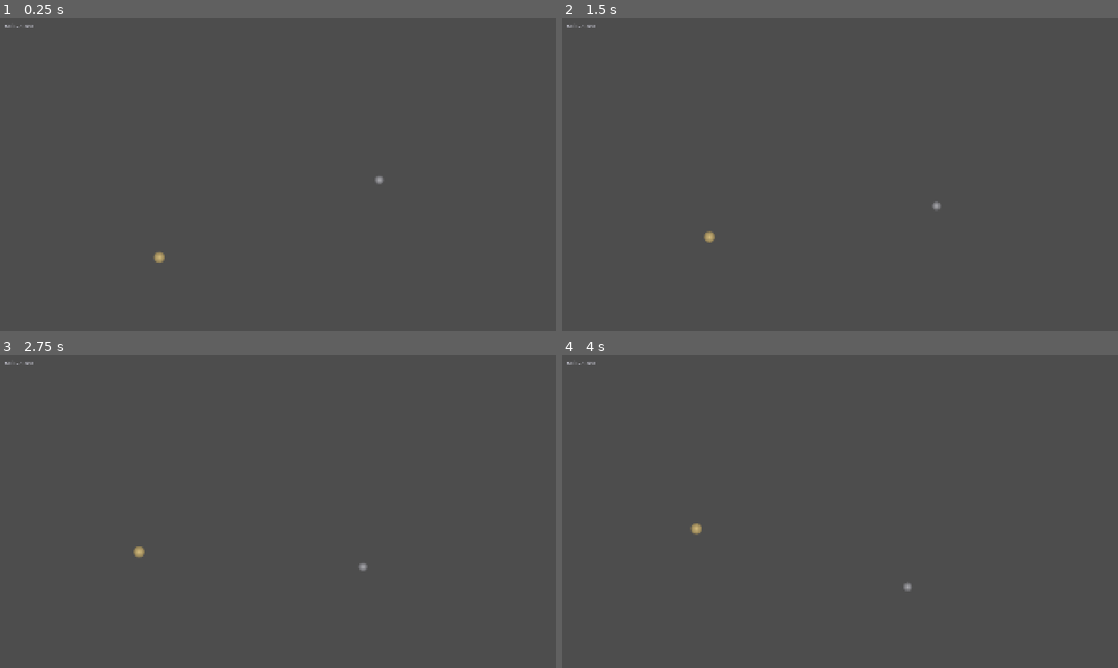
Above: before the commit, frames 1-4 (two rows, left to right).
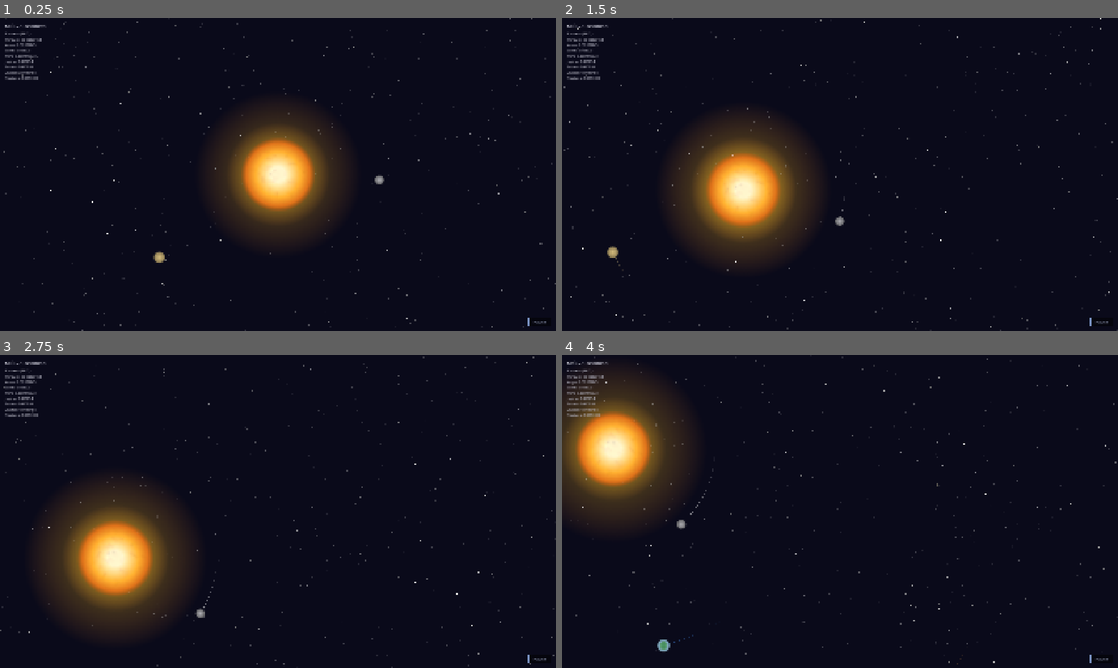
Above: after the commit, the same moments.

Repository: avantgardian/godot-space-idle
Game: Godot game, scene res://scenes/main.tscn
Same seed, same stepped clock (60 frames per second), same inputs: the game is played once before the commit and once after it.
Inputs (mouse positions are in pixels of both pictures, inside the frame that each line leads up to):
- Up to frame 1 (0.25 s): no input
- Up to frame 2 (1.5 s): tap Enter at 0.5 s; move the mouse to (962, 158) at 0.52 s; hold Right (ui_right) 0.53-1.25 s; tap L at 0.6 s; click (962, 158) at 0.67 s; drag from (728, 190) to (812, 237) at 1.27 s
- Up to frame 3 (2.75 s): move the mouse to (333, 442) at 2.02 s; hold Right (ui_right) from 2.03 s (still down); tap L at 2.1 s
- Up to frame 4 (4 s): release Right (ui_right) at 2.75 s; drag from (812, 574) to (673, 464) at 2.77 s; move the mouse to (1006, 558) at 3.52 s; hold Left (ui_left) from 3.53 s (still down); tap L at 3.6 s

The runs differ from the first frame. In frame 1, 100% of the frame differs, in the area x 0-100%, y 0-100%; in frame 2, 100%; in frame 3, 100%; in frame 4, 100%.
Error before the commit: Parse Error: Cannot infer the type of "color" variable because the value doesn't have a set type. (res://scripts/main.gd:160)

Commit message:
Fix type inference: explicit Color type, fix popup format strings

Diff:
--- a/scripts/main.gd
+++ b/scripts/main.gd
@@ -157,7 +157,7 @@
 	var idx := _find_planet_idx(planet_node)
 	if idx < 0:
 		return
-	var color := PLANET_COLORS[idx]
+	var color: Color = PLANET_COLORS[idx]
 
 	var panel := Panel.new()
 	panel.name = "PlanetPopup"
@@ -254,10 +254,10 @@
 	if not _planet_popup or not _follow_target:
 		return
 	var node := _follow_target
-	_popup_labels.mass.text = _popup_labels.mass.fmt % str(node.mass)
-	_popup_labels.speed.text = _popup_labels.speed.fmt % node._vel.length()
-	_popup_labels.radius.text = _popup_labels.radius.fmt % node.orbit_radius
-	_popup_labels.period.text = _popup_labels.period.fmt % node.orbit_period
+	_popup_labels.mass.text = "%s  M☉" % str(node.mass)
+	_popup_labels.speed.text = "%.2f  u/s" % node._vel.length()
+	_popup_labels.radius.text = "%.0f  u" % node.orbit_radius
+	_popup_labels.period.text = "%.0f  s" % node.orbit_period
 
 func _hide_planet_popup():
 	if not _planet_popup or not is_instance_valid(_planet_popup):
